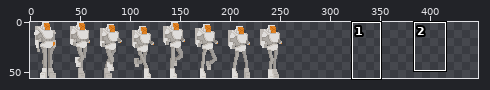
One commit to this sprite sheet: assets/player/Player1.png. The picture above shows the old version from afar; the outline marks the close-up.
Close-up. As it was:
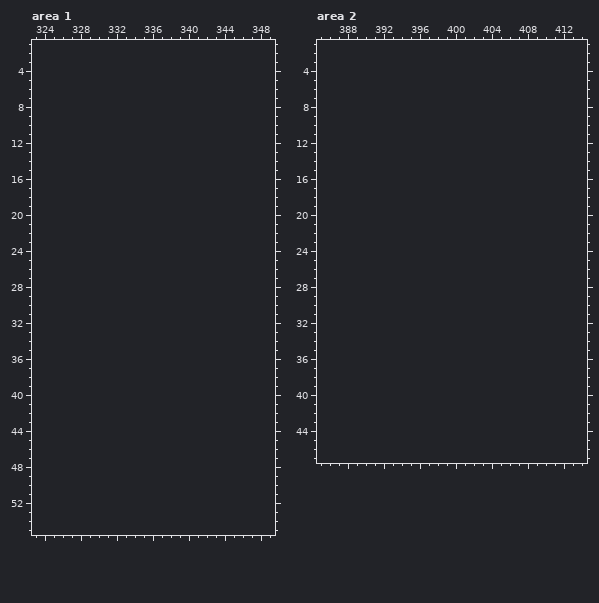
The file is 256x56 pixels. Colours within 5 levels of each other are drawn and written as one. Shown: area 1: x 323..349, y 1..55; area 2: x 385..414, y 1..47. The old version is drawn lined up with the new one, on the new canvas. The commit also changed other parts of the picture, which this record leaves out.
The same view after the edit:
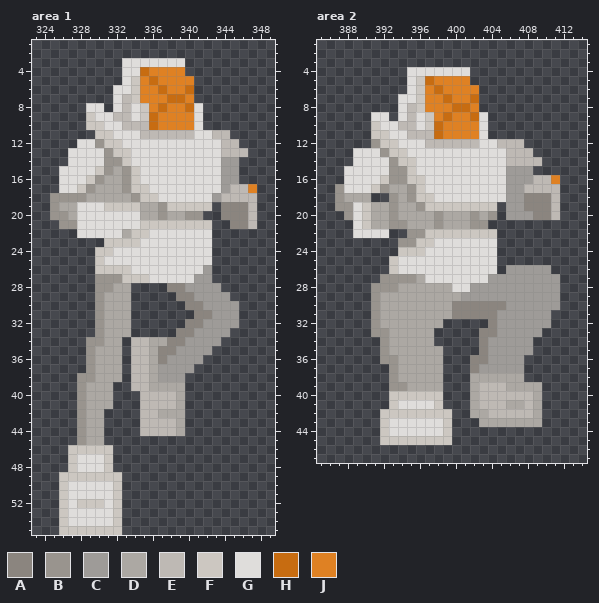
Palette (. is transparent): A #8b857f  B #99948e  C #9e9b98  D #aca8a3  E #beb9b4  F #ccc7c1  G #dfdddb  H #c76c11  J #df8123
Difference:
canvas 256x56 -> 448x56
Changed rows in their new state; - is an unchanged pixel.
Area 1:
first column x 325:
 3 --------GGGGGGG--------
 4 --------GGHJJJJ--------
 5 --------GFJHJJJJ-------
 6 -------GGFJJHJJH-------
 7 -------GEFJJJHHJ-------
 8 ----GG-GEGFJHJJHG------
 9 ----FGGEEGFHJJJJG------
10 ----FFGGEEEHJJJJG------
11 -----FFGGGEEEEEEGGEE---
12 ---GGBFFGGGGGGGGGGGEE--
13 --GGGGBFFGGGGGGGGGGEEE-
14 --GGGGBBFGGGGGGGGGGCC--
15 -GGGGFBDBFGGGGGGGGGCC--
16 -GGGFBDDBFGGGGGGGGGCC--
17 -GGFBDDDBFFGGGGGGGGCEEJ
18 BBBBDDDDDBFFGGGGGGCEEEE
19 BDDGGGFFFFDDBFFFFF-AAAE
20 BBDGGGGGGGDDBDDBB--AAAE
21 -BBGGGGGGGFFFFFFFF--AAE
22 ---GGGGGDFFGGGGGGG-----
23 ------FFFFGGGGGGGG-----
24 -----FFGGGGGGGGGGG-----
25 -----FGGGGGGGGGGGG-----
26 -----FFFFGGGGGGGGC-----
27 -----BBBFFFGGGGGCC-----
28 -----BBDD----AACCCC----
29 -----BDDD-----AACCCC---
30 -----BDDD------AACCCC--
31 -----BDDD-------AACCC--
32 -----BDDD------AACCCC--
33 -----BDDD-----AACCCC---
34 ----BBDD-EEDDAACCCC----
35 ----BDDD-EEDAACCCC-----
36 ----BDDD-EEDACCCC------
37 ----BDDD-EEDCCCC-------
38 ---BBDDD-EEDCCC--------
39 ---BDDD--EEDDDD--------
40 ---BDDD---EEEED--------
41 ---BDDD---EEEED--------
42 ---BDD----EEDDD--------
43 ---BDD----EEEED--------
44 ---BDD----EEEED--------
45 ---BDD-----------------
46 --FFFFF----------------
47 --FGGGF----------------
48 --FGGGF----------------
49 -FFFFFFF---------------
50 -FGGGGGF---------------
51 -FGGGGGF---------------
52 -FGFFFGF---------------
53 -FGGGGGF---------------
54 -FGGGGGF---------------
55 -FFFFFFF---------------
Area 2:
first column x 387:
 4 --------GGGGGGG----------
 5 --------GFHJJJJ----------
 6 --------GFJHJJJJ---------
 7 -------GGFJJHJJH---------
 8 -------GEFJJJHHJ---------
 9 ----GG-GEGFJHJJHG--------
10 ----FGGEEGFHJJJJG--------
11 ----FFGGEEEHJJJJG--------
12 ----BFFGGGEEEEEEGGEEE----
13 --GGGBFFGGGGGGGGGGGEEE---
14 --GGGGBFFGGGGGGGGGGEEEE--
15 -GGGGGBBFGGGGGGGGGGCCC---
16 -GGGGFBBFFGGGGGGGGGCCCEEJ
17 BGGGFBDDBFGGGGGGGGGCCEEEE
18 BDDD--BDBFFGGGGGGGGCCAAAE
19 BBGFDDBDDBFFFFFFFF-CCAAAE
20 -BGFDDBDDDDBDDDBDB-CCCAAE
21 --GFDDBBDDDBDDDBB--------
22 --GGGG--BBFFFFFFFF-------
23 -------BBFFGGGGGGG-------
24 -------FFFGGGGGGGG-------
25 ------FGGGGGGGGGGG-------
26 ------FGGGGGGGGGGG-CCCCC-
27 -----BBBBDGGGGGGGCCCCCCCC
28 ----BBBDDDDDDGGCCCCCCCCCC
29 ----BDDDDDDDDDCCCCCCCCCCC
30 ----BDDDDDDDDAAAAAACCCCCC
31 ----BDDDDDDDDAAAAACCCCCC-
32 ----BDDDDDDD-----ACCCCCC-
33 ----BBDDDDD-----AACCCCC--
34 -----BDDDDD-----ACCCCC---
35 -----BDDDDDD----ACCCCC---
36 -----BBDDDDD---AACCCC----
37 ------BDDDDD---ACCCCC----
38 ------BDDDDD---DDDDDD----
39 ------BBDDDD---DEEEDDDD--
40 ------FFFFFF---DEEEEEED--
41 ------FGGGGF---DEEEDDED--
42 -----FFFFFFFF--DDEEEEED--
43 -----FGGGGGGF---DDDDDDD--
44 -----FGGGGGGF------------
45 -----FFFFFFFF------------
